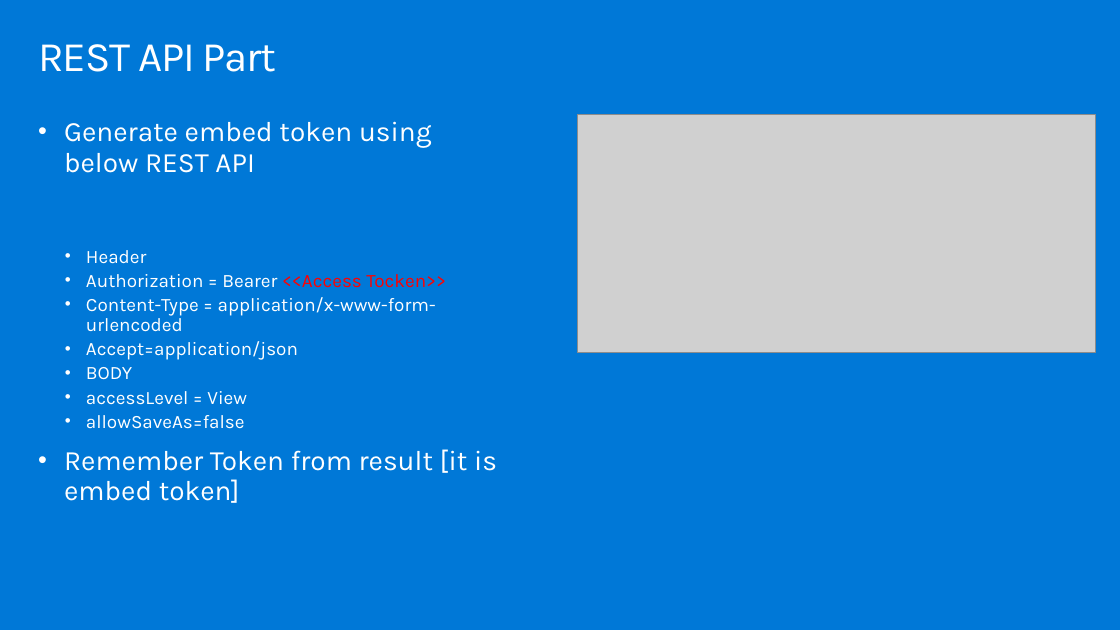
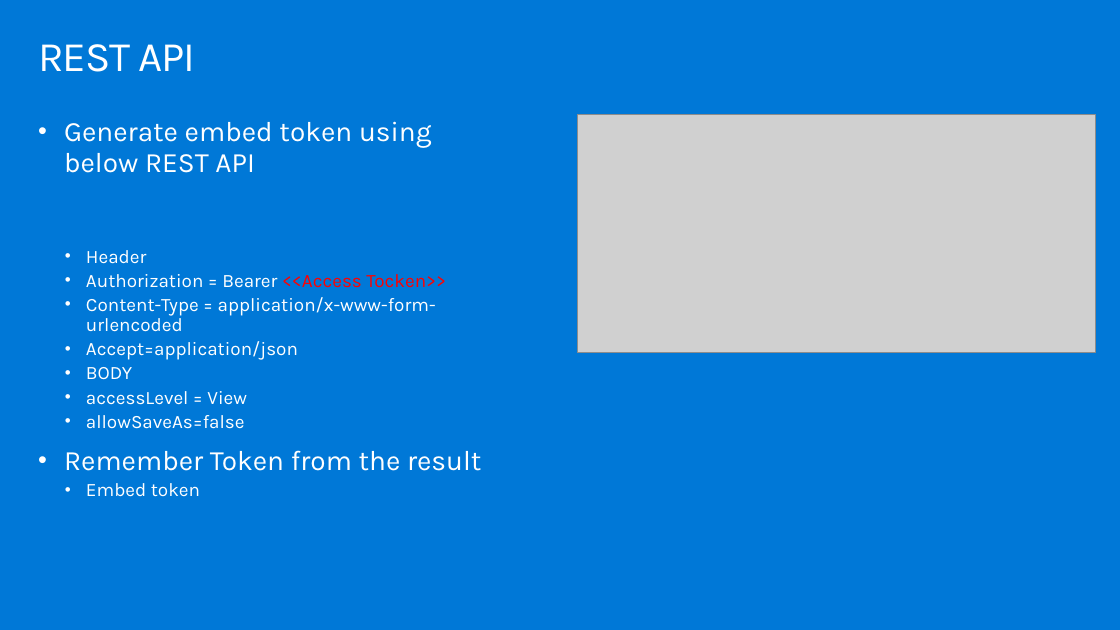
Before and after one commit to hnc198/AzurePowerBI, a slide deck: slide 12 of Hands-on Modules/Embedding/9. Embedding Module.pptx. Drawn at 1120x630 pixels with LibreOffice and Linux fonts; fonts in the diff are those of the drawing; grey boxes stand for pictures. Boxes give left, top, right and bottom in pixels: in the first picture for what was removed or moved away, otherwise in the second. Text is boxed around its words. In the diff, an @@ line names an element or a change of style, - is before the commit and + after.

```diff
--- a/Hands-on Modules/Embedding/9. Embedding Module.pptx
+++ b/Hands-on Modules/Embedding/9. Embedding Module.pptx
@@ title at <box>38,44,195,72</box>: text changed @@
-REST API Part
+REST API
@@ text at <box>64,450,482,497</box>: text changed @@
-• Remember Token from result [it is embed token]
+• Remember Token from the result
+  • Embed token
```
Also in this commit, not shown: 7 other slides changed, 3 other files.
